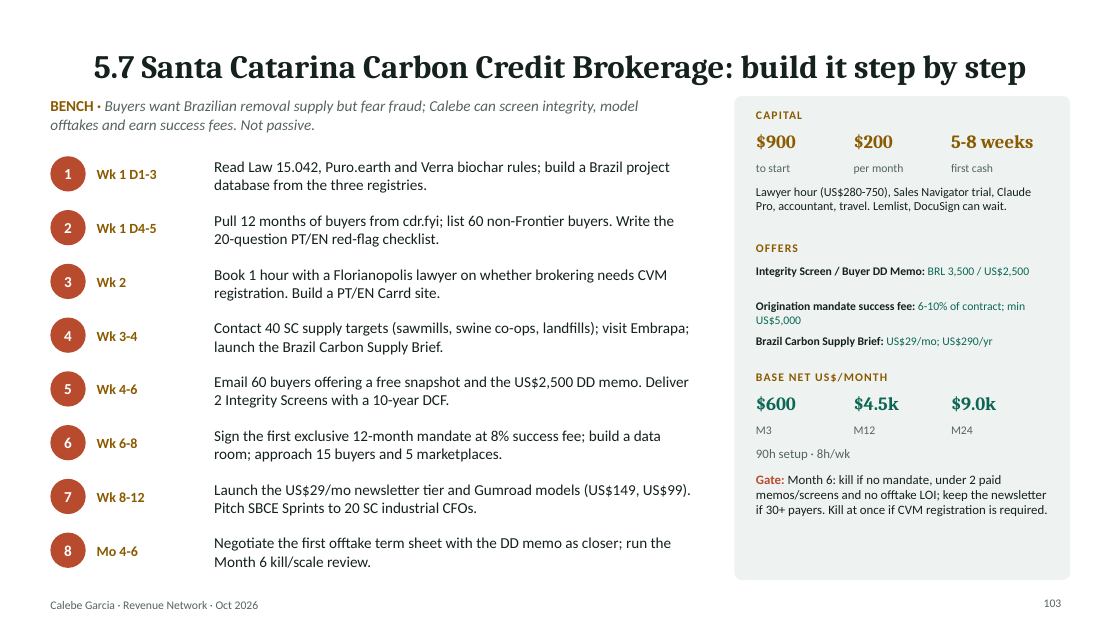
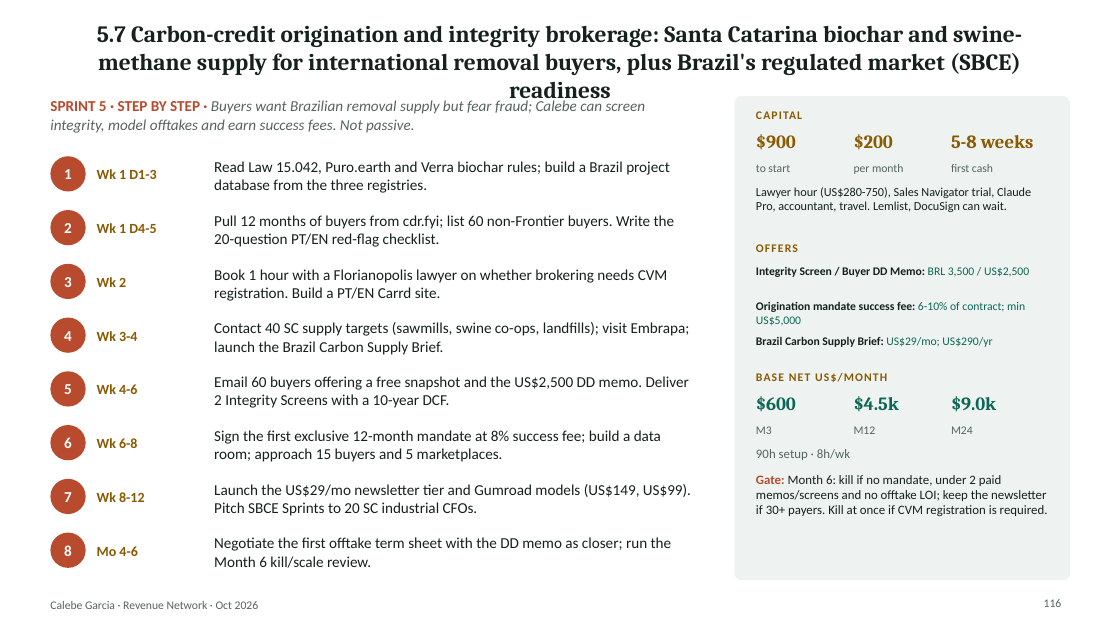
Before and after one commit to algarcalebe-web/legendary-bassoon, a slide deck: slide 116 of research/Calebe_Revenue_Network.pptx (slide 103 before the commit). Drawn at 1120x630 pixels with LibreOffice and Linux fonts; fonts in the diff are those of the drawing. Boxes give left, top, right and bottom in pixels: in the first picture for what was removed or moved away, otherwise in the second. Text is boxed around its words. In the diff, an @@ line names an element or a change of style, - is before the commit and + after.

```diff
--- a/research/Calebe_Revenue_Network.pptx
+++ b/research/Calebe_Revenue_Network.pptx
@@ title at [97, 25, 1022, 103]: text changed; size 28 to 20 pt @@
-5.7 Santa Catarina Carbon Credit Brokerage: build it step by step
+5.7 Carbon-credit origination and integrity brokerage: Santa Catarina biochar and swine-methane supply for international removal buyers, plus Brazil's regulated market (SBCE) readiness
@@ text at [50, 100, 646, 133]: text changed @@
-BENCH · Buyers want Brazilian removal supply but fear fraud; Calebe can screen integrity, model offtakes and earn success fees. Not passive.
+SPRINT 5 · STEP BY STEP · Buyers want Brazilian removal supply but fear fraud; Calebe can screen integrity, model offtakes and earn success fees. Not passive.
@@ page number at [1044, 599, 1062, 607]: text changed @@
-103
+116
```
Also in this commit, not shown: 104 other slides changed, 16 slides added, 2 slides removed, 2 other files.
